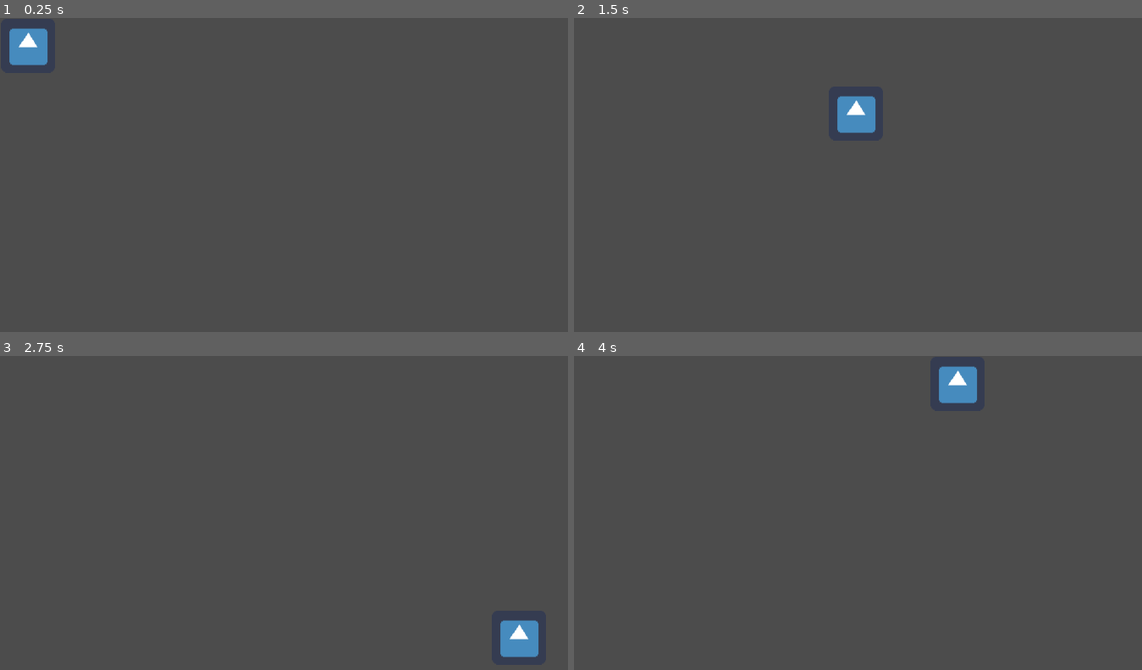
Above: before the commit, frames 1-4 (two rows, left to right).
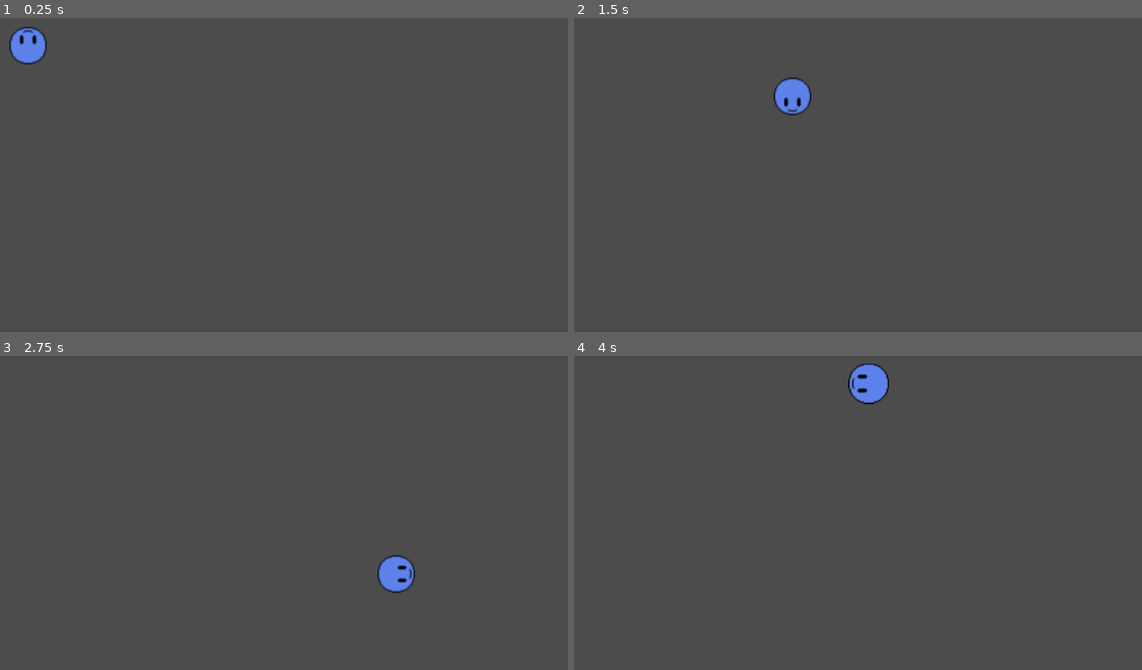
Above: after the commit, the same moments.

Repository: anthonynd/he1st
Game: Godot game, scene res://level/main.tscn
Same seed, same stepped clock (60 frames per second), same inputs: the game is played once before the commit and once after it. The engine's default icon, where the game draws it, is replaced by a stand-in: a white triangle on a blue panel in a dark square.
Inputs:
- Up to frame 1 (0.25 s): no input
- Up to frame 2 (1.5 s): tap Enter at 0.5 s; hold D (move_right) 0.53-1.28 s; hold S (move_down) from 1.28 s (still down)
- Up to frame 3 (2.75 s): release S (move_down) at 2.03 s; hold D (move_right) from 2.03 s (still down)
- Up to frame 4 (4 s): release D (move_right) at 2.78 s; hold W (move_up) 2.78-3.53 s; hold A (move_left) from 3.53 s (still down)

The runs differ from the first frame. In frame 1, 0.8% of the frame differs, in the area x 1-9%, y 2-16%; in frame 2, 1.4%; in frame 3, 1.4%; in frame 4, 1.5%, in the area x 48-71%, y 2-16%.

Commit message:
updated player image/animations

Diff:
--- a/player/player.tscn
+++ b/player/player.tscn
@@ -1,11 +1,19 @@
-[gd_scene load_steps=4 format=2]
+[gd_scene load_steps=6 format=2]
 
 [ext_resource path="res://scripts/player/player.gd" type="Script" id=1]
-[ext_resource path="res://icon.png" type="Texture" id=2]
+[ext_resource path="res://textures/player/player_small.png" type="Texture" id=2]
+[ext_resource path="res://textures/player/player_big.png" type="Texture" id=3]
 
-[sub_resource type="CapsuleShape2D" id=1]
-radius = 11.9921
-height = 16.6484
+[sub_resource type="CircleShape2D" id=1]
+radius = 20.5564
+
+[sub_resource type="SpriteFrames" id=2]
+animations = [ {
+"frames": [ ExtResource( 2 ), ExtResource( 3 ) ],
+"loop": true,
+"name": "default",
+"speed": 5.0
+} ]
 
 [node name="player" type="Area2D"]
 position = Vector2( 33.1247, 32.5726 )
@@ -17,5 +25,5 @@
 [node name="CollisionShape2D" type="CollisionShape2D" parent="."]
 shape = SubResource( 1 )
 
-[node name="Sprite" type="Sprite" parent="."]
-texture = ExtResource( 2 )
+[node name="AnimatedSprite" type="AnimatedSprite" parent="."]
+frames = SubResource( 2 )
--- a/scripts/player/player.gd
+++ b/scripts/player/player.gd
@@ -1,6 +1,6 @@
 extends Area2D
 
-export var speed = 400
+export var speed = 300
 var screen_size
 
 # Called when the node enters the scene tree for the first time.
@@ -19,11 +19,25 @@
 		velocity.y -= 1
 	if velocity.length() > 0:
 		velocity = velocity.normalized() * speed
+		$AnimatedSprite.play()
+	else:
+		$AnimatedSprite.frame = 0
+		$AnimatedSprite.stop()
 
 	position += velocity * delta
 	position.x = clamp(position.x, 0, screen_size.x)
 	position.y = clamp(position.y, 0, screen_size.y)
 
+
+	if (velocity.x > 0):
+		$AnimatedSprite.rotation_degrees = 90
+	elif (velocity.x < 0):
+		$AnimatedSprite.rotation_degrees = 270
+	elif (velocity.y > 0):
+		$AnimatedSprite.rotation_degrees = 180
+	elif (velocity.y < 0):
+		$AnimatedSprite.rotation_degrees = 0
+
 # Called every frame. 'delta' is the elapsed time since the previous frame.
 #func _process(delta):
 #	pass
Binary file removed: textures/player/player.png
Binary file added: textures/player/player_big.png
Not shown, added: textures/player/player_big.png.import
Binary file added: textures/player/player_small.png
Not shown, changed: textures/player/player_small.png.import
